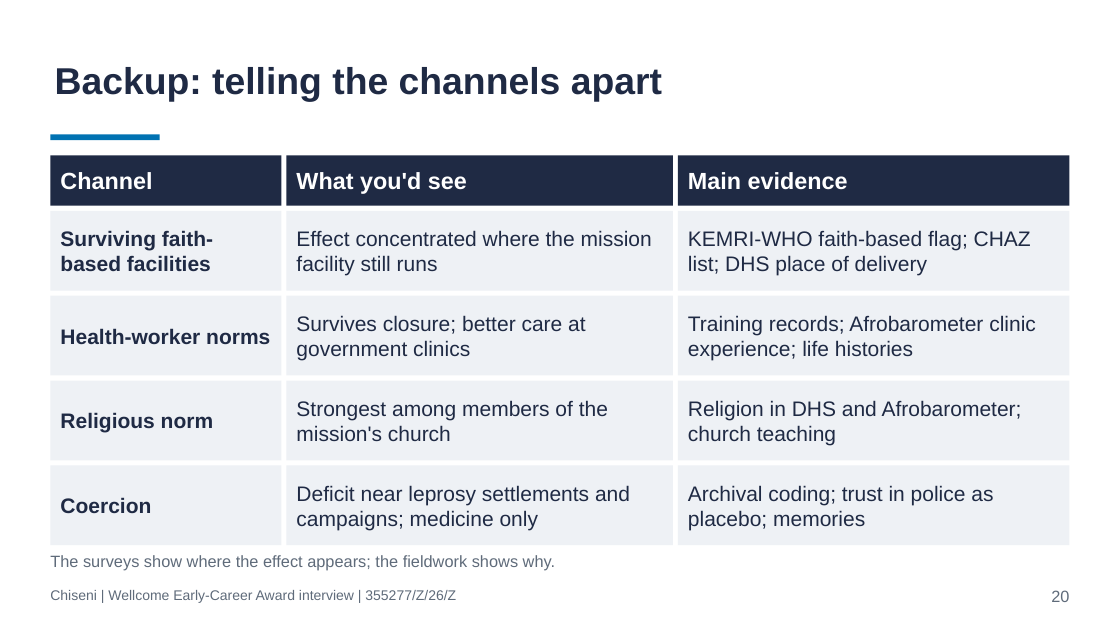
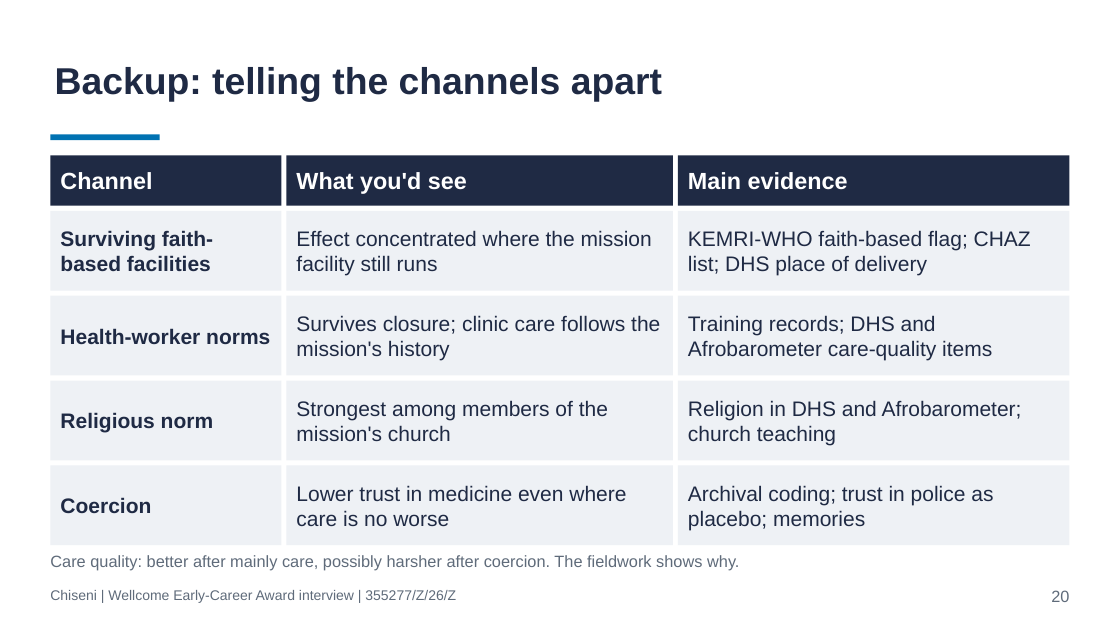
Before and after one commit to cchiseni-oss/Wellcome-Grant, a slide deck: slide 20 of Interview_Deck_draft.pptx. Drawn at 1120x630 pixels with LibreOffice and Linux fonts; fonts in the diff are those of the drawing. Boxes give left, top, right and bottom in pixels: in the first picture for what was removed or moved away, otherwise in the second. Text is boxed around its words. In the diff, an @@ line names an element or a change of style, - is before the commit and + after.

Commit message:
Make RQ3 health-worker prediction conditional on mission history; add same-care-quality test for coercion

```diff
--- a/Interview_Deck_draft.pptx
+++ b/Interview_Deck_draft.pptx
@@ text in rectangle at [296, 315, 660, 361]: text changed @@
-Survives closure; better care at government clinics
+Survives closure; clinic care follows the mission's history
@@ text in rectangle at [688, 315, 992, 361]: text changed @@
-Training records; Afrobarometer clinic experience; life histories
+Training records; DHS and Afrobarometer care-quality items
@@ text in rectangle at [296, 485, 626, 526]: text changed @@
-Deficit near leprosy settlements and campaigns; medicine only
+Lower trust in medicine even where care is no worse
@@ text at [50, 555, 739, 571]: text changed @@
-The surveys show where the effect appears; the fieldwork shows why.
+Care quality: better after mainly care, possibly harsher after coercion. The fieldwork shows why.
```
Also in this commit, not shown: 2 other files.
